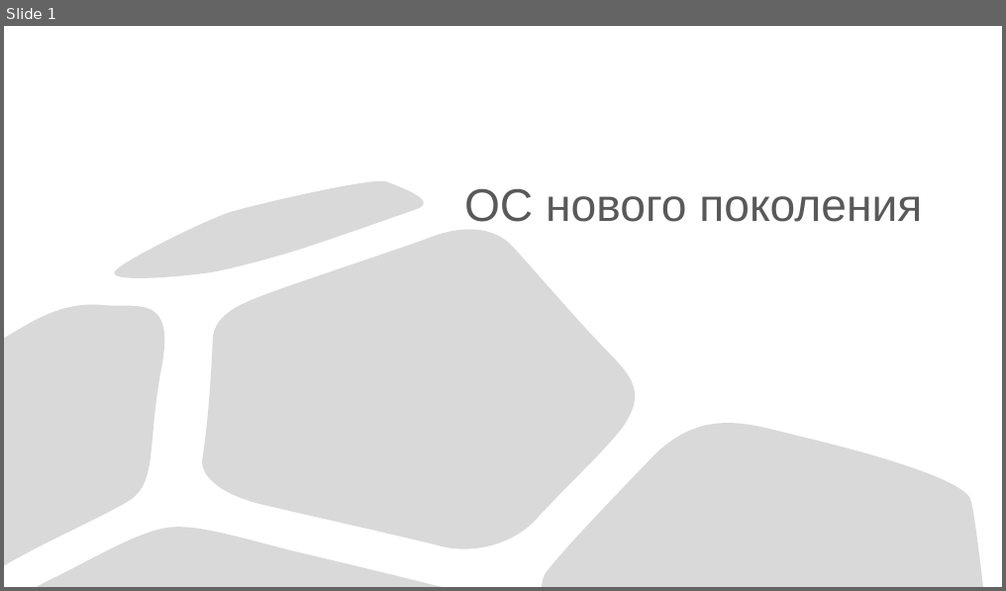
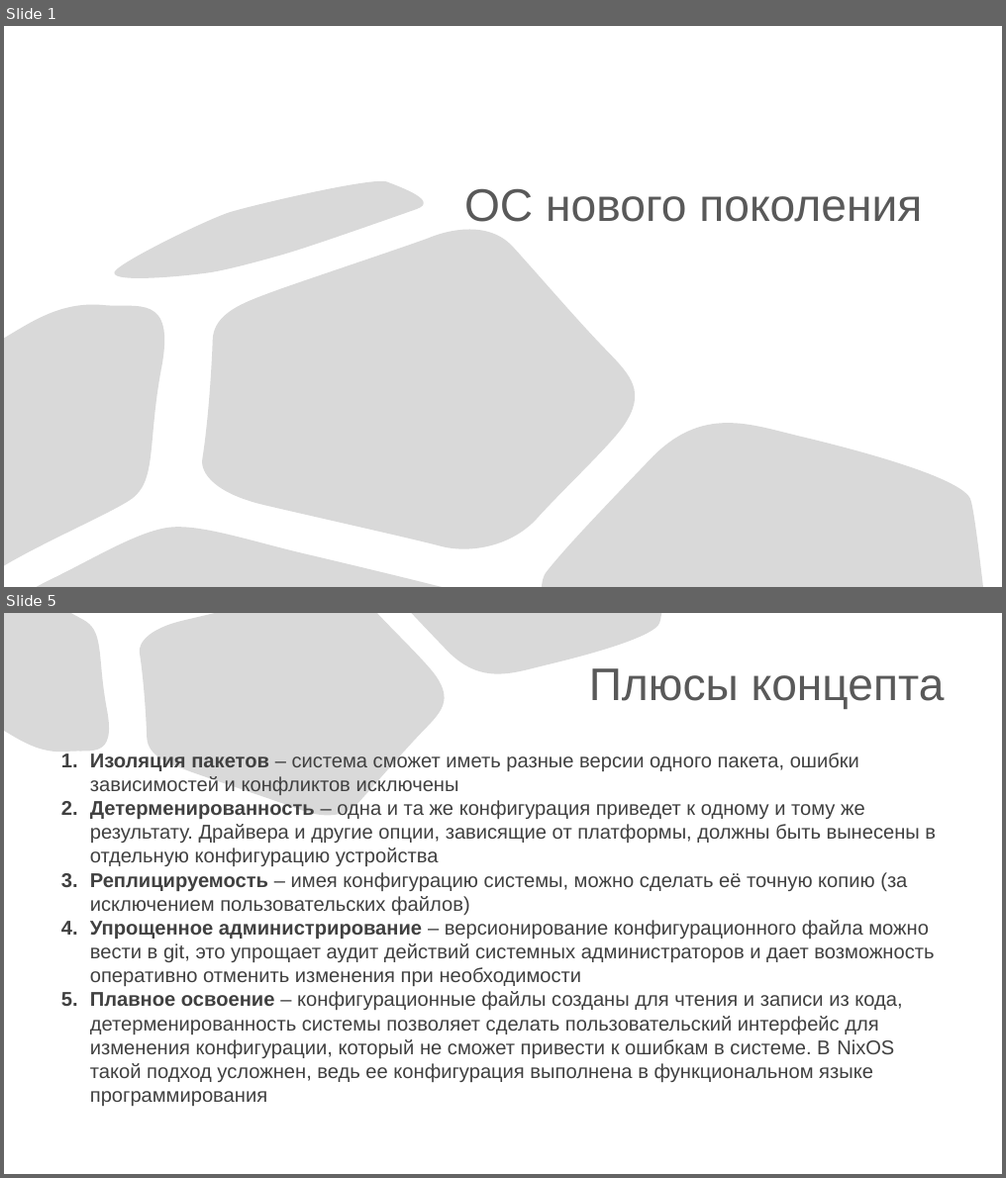
Before and after one commit to slawacats/clyx, a slide deck: NewOS.pptx. Shown one above the other, each under a label of ours: slide 1 before the commit, slides 1 and 5 after it; the slides between them are not shown. The pictures are 1006x591 and 1006x1178 pixels, drawn with LibreOffice and Linux fonts; fonts in the diff are those of the drawing. Boxes give left, top, right and bottom in pixels: in the first picture for what was removed or moved away, otherwise in the second. Text is boxed around its words. In the diff, an @@ line names an element or a change of style, - is before the commit and + after.

```diff
--- a/NewOS.pptx
+++ b/NewOS.pptx
@@ slide 5 added at <box>4,613,1002,1174</box>, background #FFFFFF @@
@@ freeform shape added at <box>4,613,116,761</box>, fill #D9D9D9, outline #000000 0.75 pt @@
@@ freeform shape added at <box>138,613,452,827</box>, fill #D9D9D9, outline #000000 0.75 pt @@
@@ freeform shape added at <box>411,613,661,686</box>, fill #D9D9D9, outline #000000 0.75 pt @@
@@ title added at <box>589,668,944,709</box>, 44 pt, text #595959 @@
+Плюсы концепта
@@ text added at <box>90,753,936,1106</box>, 19.2 pt, text #404040 @@
+1. Изоляция пакетов – система сможет иметь разные версии одного пакета, ошибки зависимостей и конфликтов исключены
+2. Детерменированность – одна и та же конфигурация приведет к одному и тому же результату. Драйвера и другие опции, зависящие от платформы, должны быть вынесены в отдельную конфигурацию устройства
+3. Реплицируемость – имея конфигурацию системы, можно сделать её точную копию (за исключением пользовательских файлов)
+4. Упрощенное администрирование – версионирование конфигурационного файла можно вести в git, это упрощает аудит действий системных администраторов и дает возможность оперативно отменить изменения при необходимости
+5. Плавное освоение – конфигурационные файлы созданы для чтения и записи из кода, детерменированность системы позволяет сделать пользовательский интерфейс для изменения конфигурации, который не сможет привести к ошибкам в системе. В NixOS такой подход усложнен, ведь ее конфигурация выполнена в функциональном языке программирования
```
Also in this commit, not shown: 1 slide changed, 3 other slides added, 1 slide removed, 1 other file.
